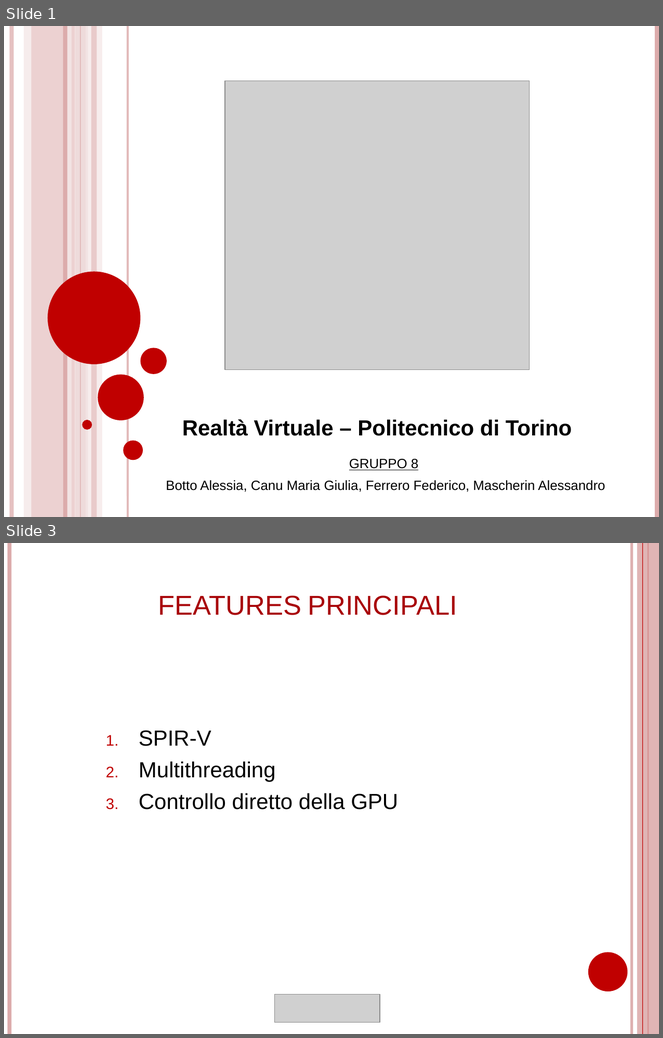
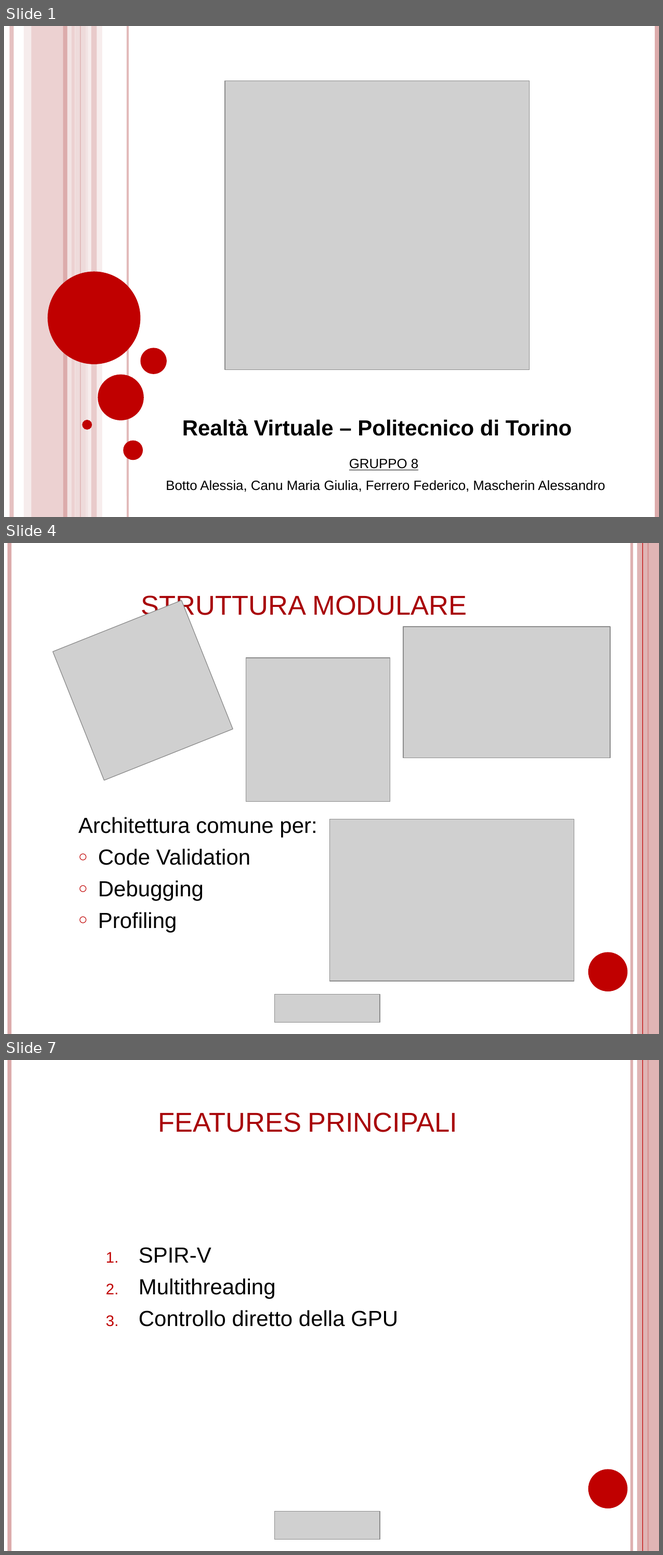
Before and after one commit to FedericoFerrero/TamagotchiAR, a slide deck: Vulkan presentation/Vulkan_group_08.pptx. Shown one above the other, each under a label of ours: slides 1 and 3 before the commit, slides 1, 4 and 7 after it; the slides between them are not shown. The pictures are 663x1038 and 663x1555 pixels, drawn with LibreOffice and Linux fonts; fonts in the diff are those of the drawing; grey boxes stand for pictures. Boxes give left, top, right and bottom in pixels: in the first picture for what was removed or moved away, otherwise in the second. Text is boxed around its words. In the diff, an @@ line names an element or a change of style, - is before the commit and + after.

```diff
--- a/Vulkan presentation/Vulkan_group_08.pptx
+++ b/Vulkan presentation/Vulkan_group_08.pptx
@@ slide 4 added at <box>4,543,659,1034</box>, background #FFFFFF; not listed: 6 template elements that a slide beside it also shows @@
@@ picture added at <box>53,600,233,781</box> @@
@@ title added at <box>141,596,467,620</box>, 30 pt, text #A80408, small capitals @@
+STRUTTURA MODULARE
@@ picture added at <box>403,627,610,758</box> @@
@@ picture added at <box>246,657,390,802</box> @@
@@ text added at <box>78,817,317,932</box>, 24 pt, text #000000 @@
+Architettura comune per:
+○ Code Validation
+○ Debugging
+○ Profiling
@@ picture added at <box>330,820,574,981</box> @@
@@ picture added at <box>274,995,379,1023</box> @@
@@ what was slide 3 is now slide 7 @@
```
Also in this commit, not shown: 1 slide changed, 3 other slides added.
